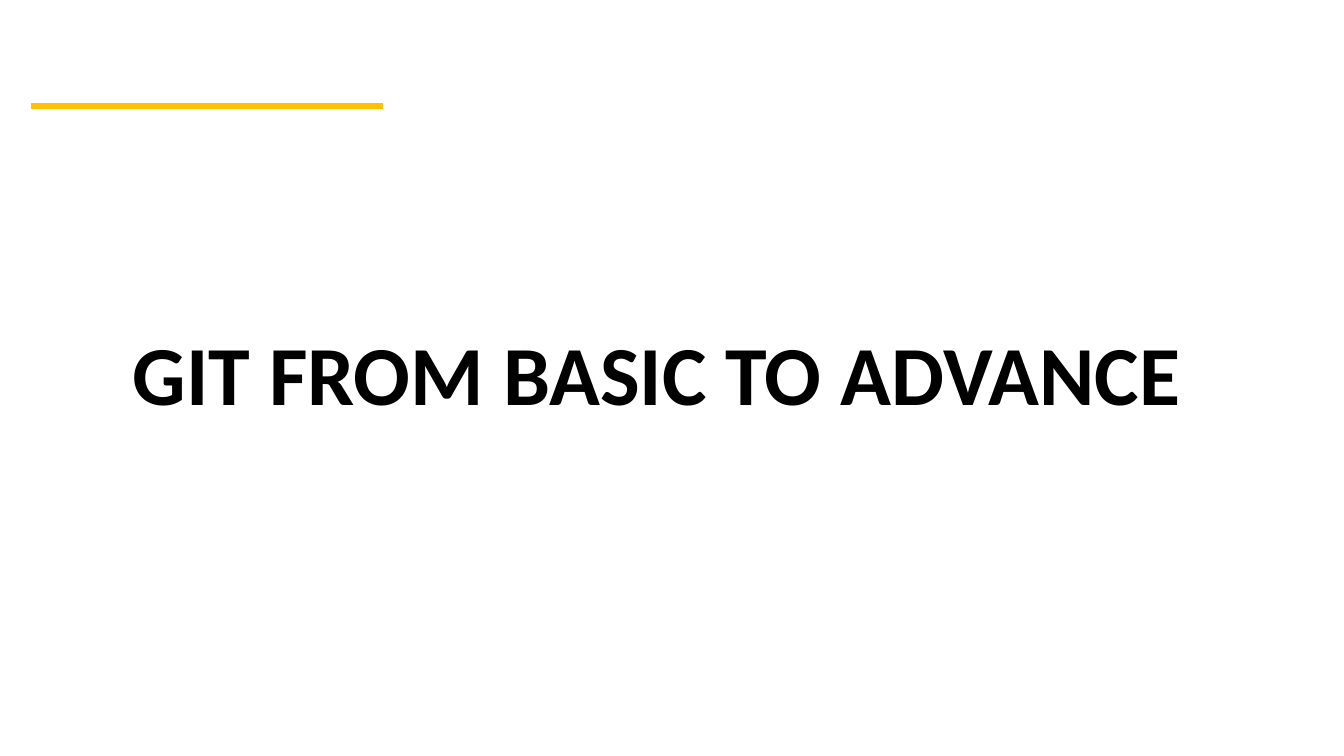
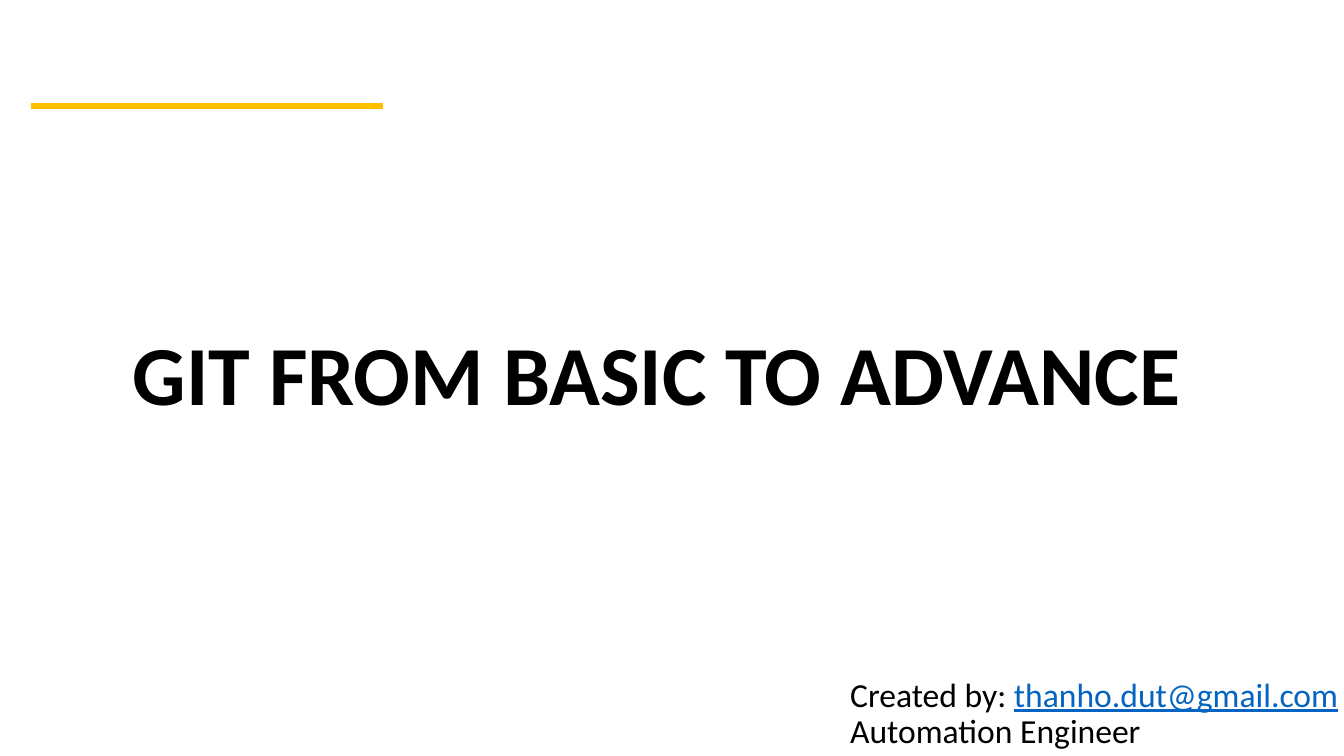
Before and after one commit to HoThanEEe/HoThanEEe, a slide deck: slide 1 of Git Presentation.pptx. Drawn at 1344x756 pixels with LibreOffice and Linux fonts; fonts in the diff are those of the drawing. Boxes give left, top, right and bottom in pixels: in the first picture for what was removed or moved away, otherwise in the second. Text is boxed around its words. In the diff, an @@ line names an element or a change of style, - is before the commit and + after.

```diff
--- a/Git Presentation.pptx
+++ b/Git Presentation.pptx
@@ text added at (850, 683, 1338, 749), 24 pt, text #000000 @@
+Created by: thanho.dut@gmail.com
+Automation Engineer
```
Also in this commit, not shown: 1 other slide changed.
